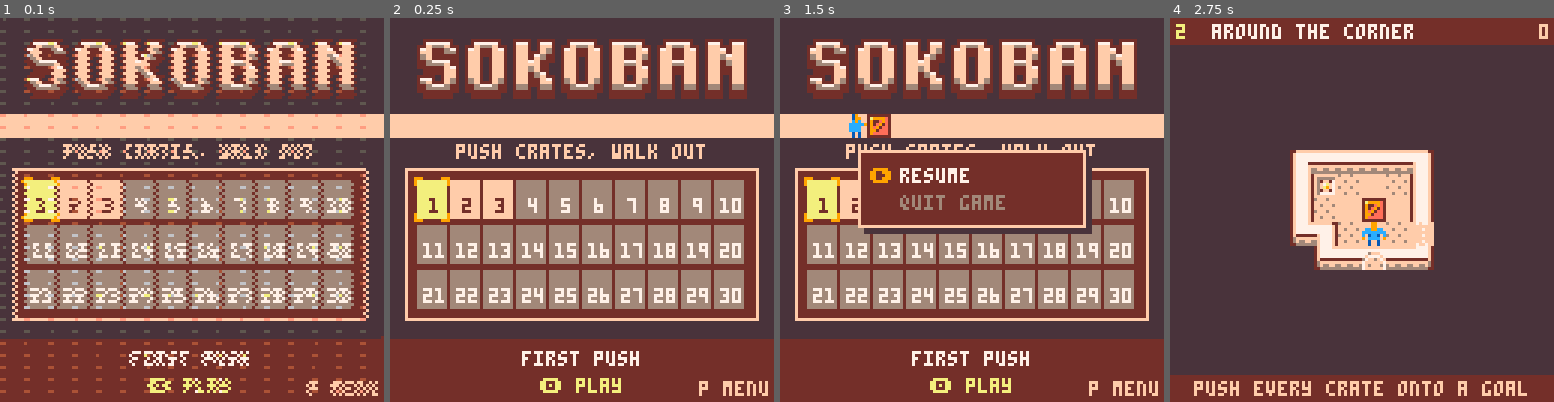
Above: before the commit, frames 1-4 (left to right).
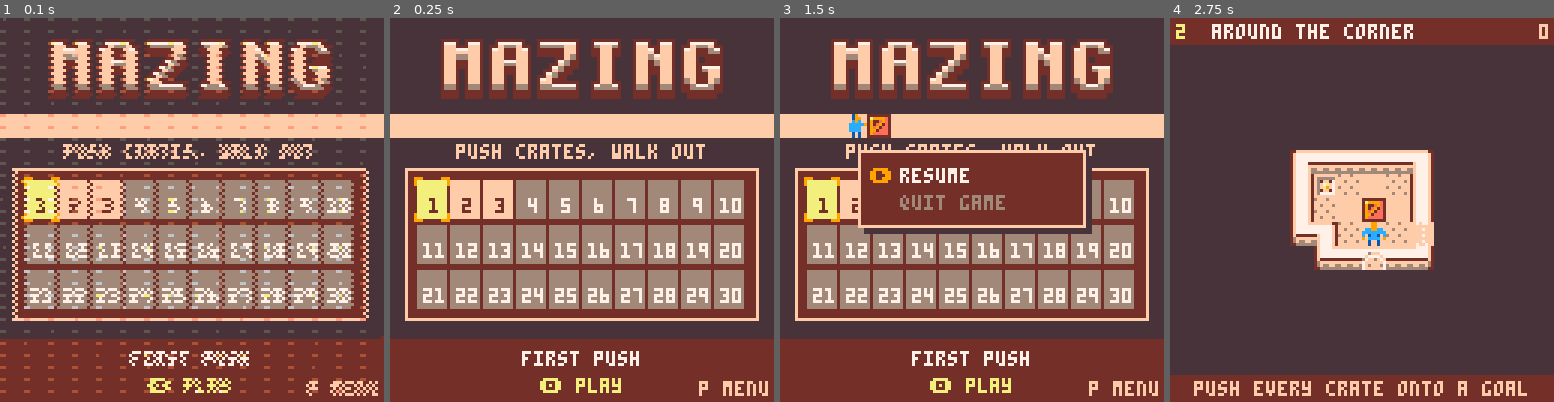
Above: after the commit, the same moments.

Repository: koaning/mazing
Game: PICO-8 cartridge pico8/mazing.p8
Two runs of this game, one before a commit and one after it. Both use one fixed random seed, a clock stepped at 60 frames per second and the inputs below.
Inputs:
- Up to frame 1 (0.1 s): no input
- Up to frame 2 (0.25 s): no input
- Up to frame 3 (1.5 s): tap X (X key) at 0.33, 1.07 s; tap O (Z key) at 0.7 s
- Up to frame 4 (2.75 s): hold Right 1.6-2.1 s; tap O (Z key) at 1.7, 2.1, 2.5 s; tap X (X key) at 1.85 s; hold Up 2.15-2.42 s; hold Right from 2.47 s (still down)

The runs differ from the first frame. In frame 1, 7.5% of the frame differs, in the area x 6-93%, y 5-22%; in frame 2, 7.5%; in frame 3, 7.5%; in frame 4, nothing differs.

Commit message:
Spell MAZING in the title logo instead of SOKOBAN
Redraw the logo bitmap with M, A, Z, I, N, G in the same 6x8 carved style,
recentre the six-letter word, and regenerate the screenshots and cart label.

Co-Authored-By: Claude Opus 5.5 <noreply@anthropic.com>

Diff:
--- a/pico8/main.lua
+++ b/pico8/main.lua
@@ -40,13 +40,12 @@
 
 -- logo letters, 8 rows each, drawn 2x as carved sandstone
 local logo = {
-  "011110110011110000011110000011000011110011011110",
-  "011110110011110011110011110011110011110011011110",
-  "110011110011110110111100111100110110110011110011",
-  "011110110011110011110011110011110011110011011110",
-  "111110110011110011111110110011110011110011111110",
+  "110011111111111111110011110011110011110011110011",
   "011110110011110011111111110011110011110011110011",
+  "111111000011000011000110001100011000110000111111",
+  "011110001100001100001100001100001100001100011110",
   "110011111011111111110111110011110011110011110011",
+  "011110110011110000110000110111110011110011011110",
 }
 
 local scene = "title"
@@ -587,7 +586,7 @@
   for j = 0, 7 do
     for i = 0, 5 do
       if on(i, j) then
-        add(logo_px, { n * 16 - 6 + i * 2, 8 + j * 2, not on(i, j - 1), not on(i, j + 1) })
+        add(logo_px, { n * 16 + 2 + i * 2, 8 + j * 2, not on(i, j - 1), not on(i, j + 1) })
       end
     end
   end
Not shown, changed: the thumbnail (__label__) section of pico8/mazing.p8
